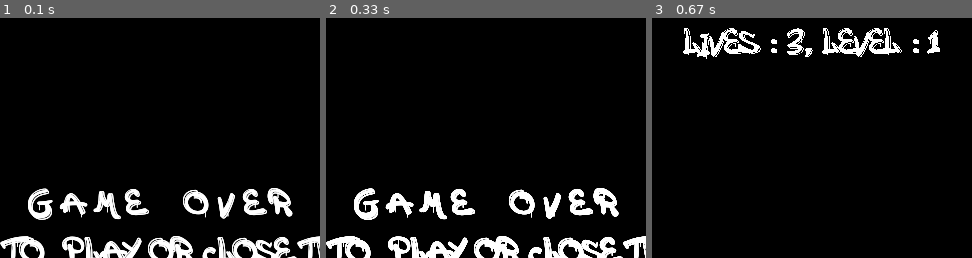
Above: before the commit, frames 1-3 (left to right).
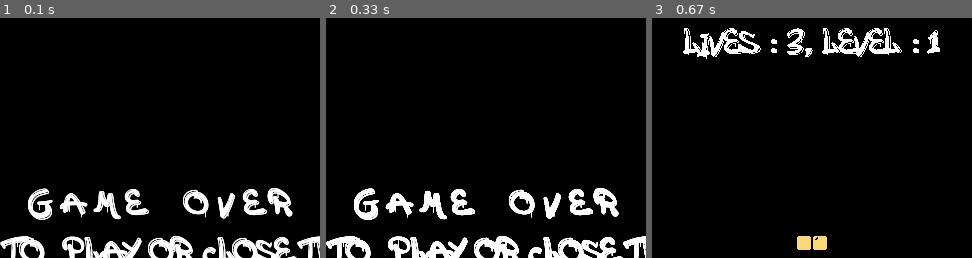
Above: after the commit, the same moments.

Repository: biTcom18/game_inspiration
Game: pygame game, started from snake_oop.py
The game is run twice, just before and just after one commit, with the same random seed, the same clock (stepped at 60 frames per second) and the same inputs.
Inputs:
- Up to frame 1 (0.1 s): no input
- Up to frame 2 (0.33 s): no input
- Up to frame 3 (0.67 s): tap Space at 0.33 s
The pictures show only the part of the screen within x 25-75%, y 5-55%; the shares and areas given below are measured in that part.

Frames 1-2 are identical in both runs. In frame 3, 0.5% of the frame differs, in the area x 45-55%, y 90-97%.

Commit message:
Drawing the Snake

Diff:
--- a/snake_oop.py
+++ b/snake_oop.py
@@ -99,7 +99,15 @@
         row += 1
 
 def drawSnake(display_surface, img, gamedata):
-    pass
+    first = True
+    for b in gamedata.blocks:
+        dest = (b.x * 16, b.y * 16, 16, 16)
+        if first:
+            first = False
+            src = (((gamedata.direction *2) + gamedata.frame)*16, 0, 16, 16)
+        else:
+            src = (8 * 16, 0, 16, 16)
+        display_surface.blit(img, dest, src)
 
 def updateGame(gamedata, gameTime):
     pass
